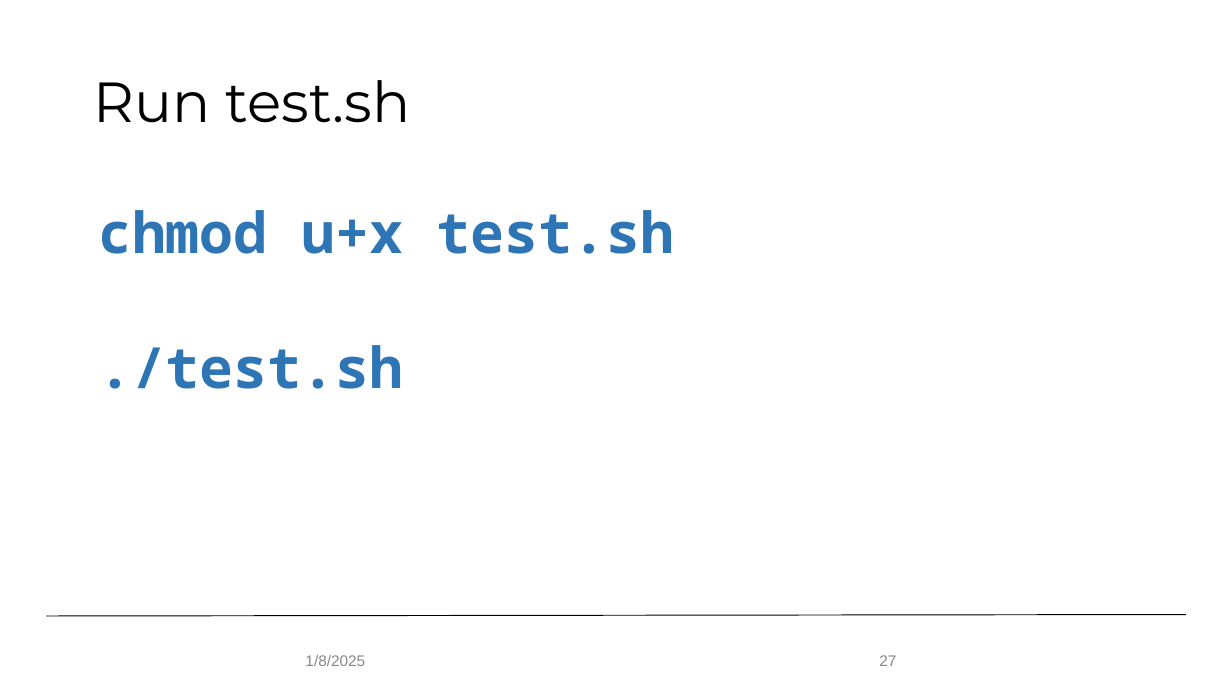
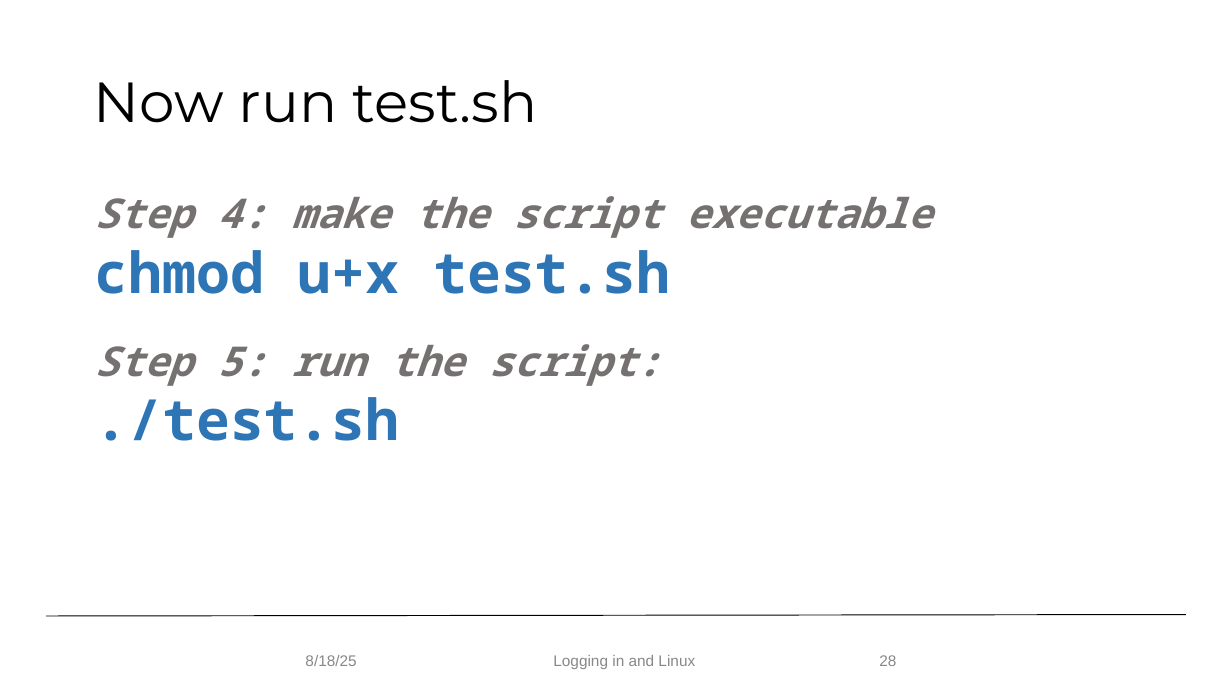
Before and after one commit to ResearchComputing/hpc_fundamentals_micro_credential, a slide deck: slide 28 of logging_in_and_linux/logging_in_linux.pptx (slide 27 before the commit). Drawn at 1232x693 pixels with LibreOffice and Linux fonts; fonts in the diff are those of the drawing; background and template pictures are left out. Boxes give left, top, right and bottom in pixels: in the first picture for what was removed or moved away, otherwise in the second. Text is boxed around its words. In the diff, an @@ line names an element or a change of style, - is before the commit and + after.

Commit message:
Aug 2025 edits to Linux presentation

```diff
--- a/logging_in_and_linux/logging_in_linux.pptx
+++ b/logging_in_and_linux/logging_in_linux.pptx
@@ title at box(94, 80, 537, 123): text changed @@
-Run test.sh
+Now run test.sh
@@ text "Step 4: make the script ...": place and size @@
-text "Step 4: make the script ..." at box(98, 210, 674, 389)
+text "Step 4: make the script ..." at box(95, 196, 932, 441)
@@ text at box(95, 196, 932, 238): paragraph added @@
+Step 4: make the script executable
@@ text at box(95, 344, 661, 386): paragraph added @@
+Step 5: run the script:
@@ text at box(305, 655, 356, 666): text changed @@
-1/8/2025
+8/18/25
@@ text added at box(553, 655, 695, 669), 12 pt, text #888888 @@
+Logging in and Linux
@@ page number at box(879, 655, 896, 666): text changed @@
-27
+28
```
Also in this commit, not shown: 27 other slides changed, 3 slides added, 3 slides removed, 1 other file.
